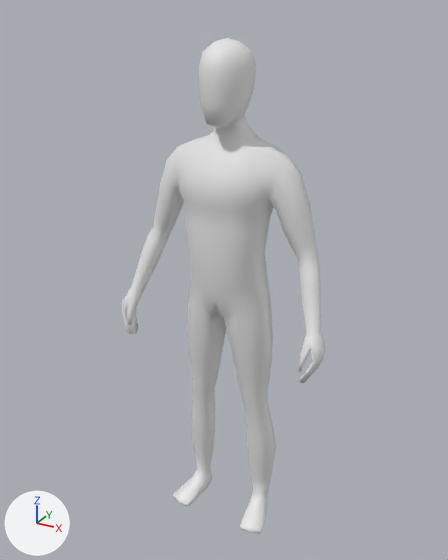
The FBX model Assets/Characters/Player.fbx as it was, and as the next commit left it.
The view is the same before and after, from a 50 mm lens placed at (0.946, -1.744, 1.862), pointed at (-0.028, 0.028, 0.977). Lighting does not change. The marker at lower left points along +X, +Y and +Z.

The scene before the commit, as lines of its bpy script (objects in view):
```python
me_cube_001 = bpy.data.meshes.new('Cube.001')
me_cube_001.from_pydata(...)  # 696 vertices, 694 faces; spans x -0.39..0.39, y -0.14..0.13, z 0.0..1.78
me_cube_001.materials.append(mat_material)  # white #e7e7e7
ob_cube = bpy.data.objects.new('Cube', me_cube_001)
ob_cube.location = (0.0, 0.0, -0.003)
```
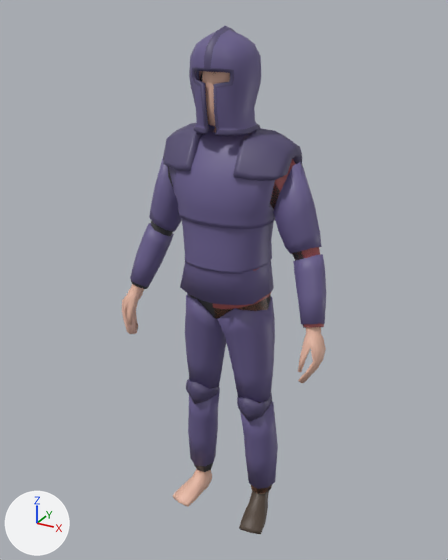
Boxes (x1, y1, x2, y2) around the edits, measured in the pictures (448 x 560 px):
'Cube', recoloured (white to beige): (122, 38, 326, 534) in both
'Platebody', added (blue): after (130, 123, 326, 328)
    faces in mat_metal (blue #6b6090): (130, 125, 326, 325)
    faces in mat_metal_dark (dark blue #564d74): (163, 123, 302, 208)
    faces in mat_underclothes (black #414141): (131, 167, 314, 327)
'Platelegs', added (blue): after (185, 293, 278, 493)
    faces in mat_metal (blue #6b6090): (185, 293, 278, 489)
    faces in mat_metal_dark (dark blue #564d74): (186, 379, 272, 422)
    faces in mat_underclothes (black #414141): (188, 294, 272, 493)
'Helmet', added (blue): after (189, 25, 261, 136)
    faces in mat_metal (blue #6b6090): (189, 30, 261, 130)
    faces in mat_metal_dark (dark blue #564d74): (192, 25, 260, 136)
'Shoes', added (brown): after (239, 491, 269, 534)
'Shirt', added (brown): after (213, 159, 324, 327)
'Pants', added: after (214, 298, 271, 493)

Diff of the bpy script that builds the scene:
```diff
--- a/Assets/Characters/Player.fbx.py
+++ b/Assets/Characters/Player.fbx.py
@@ me_cube_001 @@
 me_cube_001.from_pydata(...)  # 696 vertices, 694 faces; spans x -0.39..0.39, y -0.14..0.13, z 0.0..1.78
-me_cube_001.materials.append(mat_material)  # white #e7e7e7
+me_cube_001.materials.append(mat_skin)  # beige #e7b8a3
@@ ob_shoes @@
+ob_shoes = bpy.data.objects.new('Shoes', me_cube_010)  # 49 vertices, 44 faces; spans x 0.097..0.204, y -0.116..0.079, z 0.002..0.091; in mat_shoe (brown #53453a)
+ob_shoes.location = (0.0, 0.0, -0.003)
@@ ob_platebody @@
+ob_platebody = bpy.data.objects.new('Platebody', me_cube_005)  # 674 vertices, 610 faces; spans x -0.377..0.377, y -0.145..0.148, z -0.32..0.295; in mat_metal (blue #6b6090), mat_metal_dark (dark purple #564d73), mat_underclothes (black #414141), mat_black (black #1b1b1b)
+ob_platebody.location = (0.0, 0.01, 1.223)
@@ ob_platelegs @@
+ob_platelegs = bpy.data.objects.new('Platelegs', me_cube_006)  # 472 vertices, 386 faces; spans x -0.195..0.195, y -0.119..0.097, z -0.506..0.396; in mat_metal (blue #6b6090), mat_metal_dark (dark purple #564d73), mat_underclothes (black #414141), mat_black (black #1b1b1b)
+ob_platelegs.location = (0.0, 0.018, 0.604)
@@ ob_shirt @@
+ob_shirt = bpy.data.objects.new('Shirt', me_cube_009)  # 134 vertices, 116 faces; spans x 0.0..0.376, y -0.121..0.129, z 0.906..1.511; in mat_shirt (brown #aa5456)
+ob_shirt.location = (0.0, 0.0, -0.003)
@@ ob_hair @@
+ob_hair = bpy.data.objects.new('Hair', me_cube_011)  # 66 vertices, 56 faces; spans x -0.089..0.085, y -0.103..0.096, z 1.605..1.786; in mat_hair (black #2b261e)
+ob_hair.location = (0.0, 0.0, -0.003)
@@ ob_pants @@
+ob_pants = bpy.data.objects.new('Pants', me_cube_008)  # 118 vertices, 106 faces; spans x 0.0..0.192, y -0.101..0.115, z 0.101..1.002; in mat_pants (brown #8f6249)
+ob_pants.location = (0.0, 0.0, -0.003)
@@ ob_helmet @@
+ob_helmet = bpy.data.objects.new('Helmet', me_cube_012)  # 392 vertices, 390 faces; spans x -0.106..0.106, y -0.127..0.12, z -0.156..0.149; in mat_metal (blue #6b6090), mat_metal_dark (dark purple #564d73)
+ob_helmet.location = (0.0, -0.006, 1.665)
```
